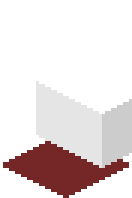
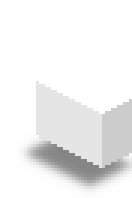
Layers edited between the first and the second 132 × 198 image:
added layer "Shadow copy" (60%) above "Bottom" over box(12, 135, 132, 198)
hid "Bottom" over box(3, 135, 129, 198)
